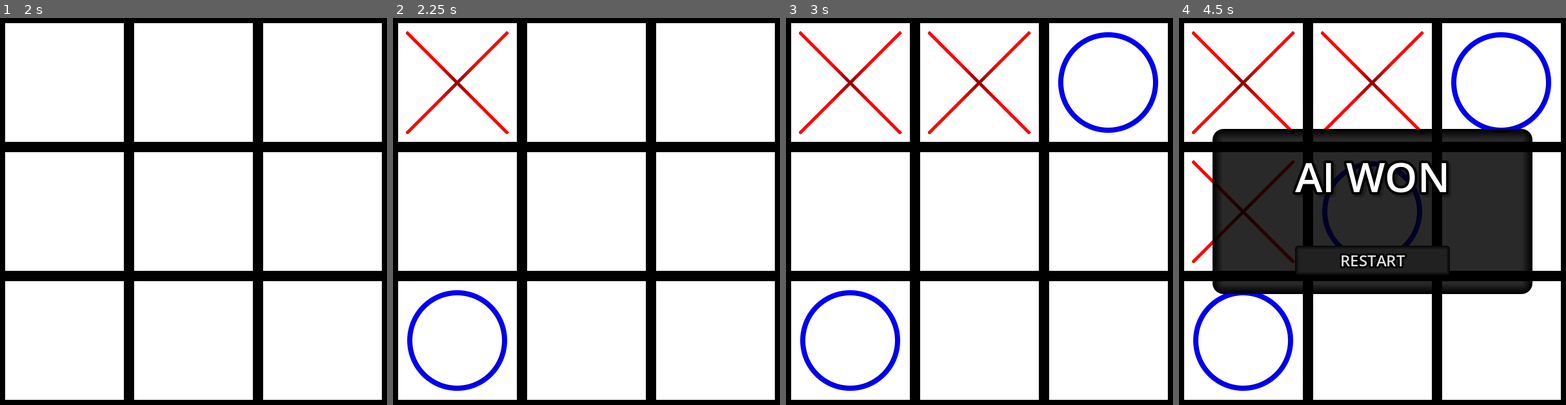
Above: before the commit, frames 1-4 (left to right).
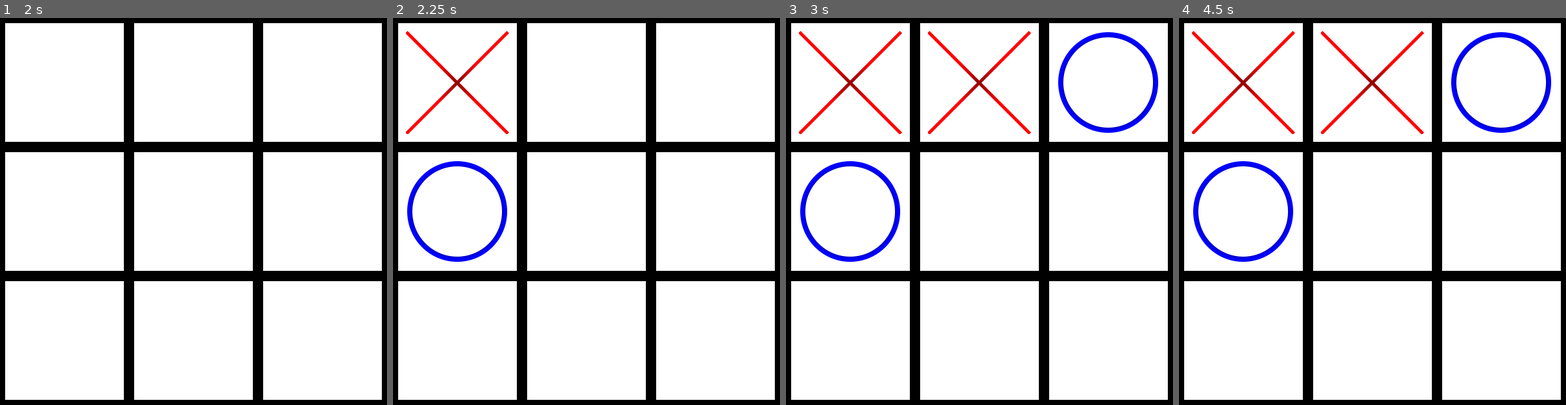
Above: after the commit, the same moments.

Repository: SanekGamer007/tictactoe-godot
Game: Godot game, scene res://levels/menu.tscn
Two runs of this game, one before a commit and one after it. Both use one fixed random seed, a clock stepped at 60 frames per second and the inputs below.
Inputs (mouse positions are in pixels of both pictures, inside the frame that each line leads up to):
- Up to frame 1 (2 s): click "Beatable AI" at 0.5 s; click "PLAY" at 1.25 s
- Up to frame 2 (2.25 s): tap Enter at 2 s; move the mouse to (458, 83) at 2.02 s; click (458, 83) at 2.17 s
- Up to frame 3 (3 s): tap Space at 2.75 s; move the mouse to (979, 83) at 2.77 s; click (979, 83) at 2.92 s
- Up to frame 4 (4.5 s): tap Enter at 3.5 s; move the mouse to (1500, 83) at 3.52 s; click (1500, 83) at 3.67 s; tap Space at 4.25 s; move the mouse to (1244, 211) at 4.27 s; click (1244, 211) at 4.42 s

Frame 1 is identical in both runs. In frame 2, 2.2% of the frame differs, in the area x 3-30%, y 37-97%; in frame 3, 2.2%; in frame 4, 30%, in the area x 3-92%, y 28-97%.

Commit message:
style updates and a few comments

Diff:
--- a/global_scripts/main.gd
+++ b/global_scripts/main.gd
@@ -2,10 +2,9 @@
 var twoplayers: bool = false
 var localcoop: bool = false
 var beatable_ai: bool = false
-var PLAYER = main.types.CROSS
-var PLAYER2
-var AI = main.types.CIRCLE
-
+var PLAYER: types = main.types.CROSS
+var PLAYER2: types
+var AI: types = main.types.CIRCLE
 
 enum types {
 	NULL,
@@ -16,12 +15,11 @@
 func _ready() -> void:
 	get_tree().scene_changed.connect(_on_scene_changed)
 
-
 func _on_scene_changed() -> void:
 	if twoplayers:
 		PLAYER2 = main.types.CIRCLE
 	if localcoop and !twoplayers:
-		printerr("Invalid game configuration. Fixing...")
+		printerr("Invalid game config. Fixing...")
 		localcoop = false
 
 func print_warn(message: String) -> void:
--- a/levels/game.gd
+++ b/levels/game.gd
@@ -1,10 +1,11 @@
 extends Control
 class_name game
 @warning_ignore("int_as_enum_without_cast") # typing nine main.types.null would be too long.
-var board_data: Array[main.types] = \
-[0, 0, 0, \
- 0, 0, 0, \
- 0, 0, 0]
+var board_data: Array[main.types] = [
+	0, 0, 0,
+	0, 0, 0,
+	0, 0, 0,
+]
 
 const winning_lines = [
 	[0,1,2], [3,4,5], [6,7,8], # horizontal
@@ -17,7 +18,6 @@
 
 signal gameend(whowon: int)
 
-# Called when the node enters the scene tree for the first time.
 func _ready() -> void:
 	for i: Cell in $GridContainer.get_children():
 		i.connect("clicked", _on_cell_clicked)
@@ -25,15 +25,11 @@
 	if main.AI == main.types.CROSS:
 		_ai_turn()
 
-# Called every frame. 'delta' is the elapsed time since the previous frame.
-func _process(_delta: float) -> void:
-	pass
-
 func _on_cell_clicked(cellid: int, playernum: main.types) -> void:
 	if gameended:
 		return
 	if !main.localcoop and current_turn != main.PLAYER and playernum == main.PLAYER:
-		return
+		return # simplified: IF localcoop is not turned on and its not the player1 turn and the player1 clicked on a cell do nothing.
 	if _set_type(cellid, current_turn) == false:
 		return
 	var winner: int =_check_winning_condition(board_data)
@@ -65,9 +61,9 @@
 	if cell.type != main.types.NULL:
 		main.print_warn(str(cell.name, " type is already not null, ignoring..."))
 		return false
-
 	if newtype == main.types.NULL:
-		printerr("Null cannot be set as a type.") # might change later.
+		printerr("Null cannot be set as a type.") # safety stuff.
+		return false
 
 	cell.get_node("TextureRect").self_modulate = Color(1.0, 1.0, 1.0, 1.0)
 
@@ -76,9 +72,11 @@
 	if newtype == main.types.CROSS:
 		cell.get_node("TextureRect").texture = cell.Cross
 		cell.type = newtype
+
 	elif newtype == main.types.CIRCLE:
-		cell.get_node("TextureRect").texture = cell.Circle
-		cell.type = newtype
+		cell.get_node("TextureRect").texture = cell.Circle #probably could use a signal or a function instead
+		cell.type = newtype                                #but this works too.
+
 	return true
 
 func _set_turn(type: main.types) -> void:
@@ -87,8 +85,8 @@
 			for i: Cell in board_cells:
 				i.current_turn = main.types.NULL
 		else:
-			for i: Cell in board_cells:
-				i.current_turn = type
+			for i: Cell in board_cells: #If its not a players turn and localcoop is disabled, tell all cells
+				i.current_turn = type   #to not display anything on hover. (shitty way but it works™)
 	else:
 		for i: Cell in board_cells:
 			i.current_turn = type
@@ -104,7 +102,6 @@
 	if not board.has(main.types.NULL):
 		return -2 # draw
 	return -1 # nothing ever happens
-
 
 func _ai_turn() -> void:
 	var board_copy = board_data.duplicate()
@@ -149,6 +146,8 @@
 	for i in board_copy.size(): # find all possible moves
 		if board_copy[i] == 0:
 			available_moves.append(i)
+	if main.beatable_ai == true and randi() % 10 == 1: # AI Crack™ to make it be able to lose.
+		return(randi_range(-10, 10))
 	if is_maxing == true:
 		for i in available_moves: # do every possible move in a board copy
 			board_copy.set(i, main.AI)
@@ -164,14 +163,6 @@
 			var eval = minimax(!is_maxing, board_copy, depth + 1, alpha, beta)
 			board_copy.set(i, main.types.NULL)
 			beta = min(eval, beta)
-			if main.beatable_ai == true:
-				if randi() % 2 == 1:
-					if alpha <= beta:
-						break
-				else:
-					if beta <= alpha:
-						break
-			else:
-				if beta <= alpha: # alpha beta shit optimization ig idk
-					break
+			if beta <= alpha: # alpha beta shit optimization ig idk
+				break
 		return(beta)
Not shown, changed: levels/game.txt
